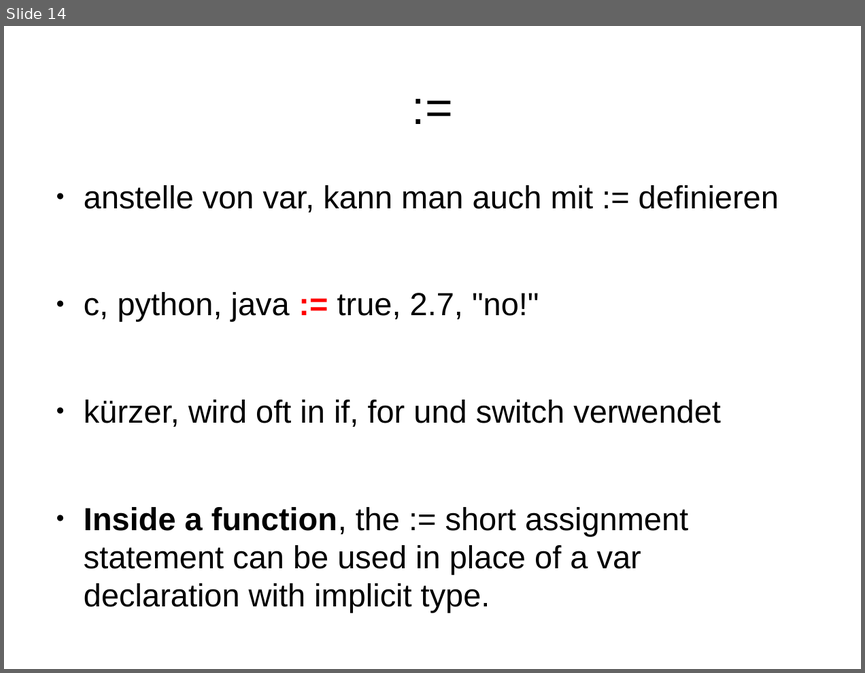
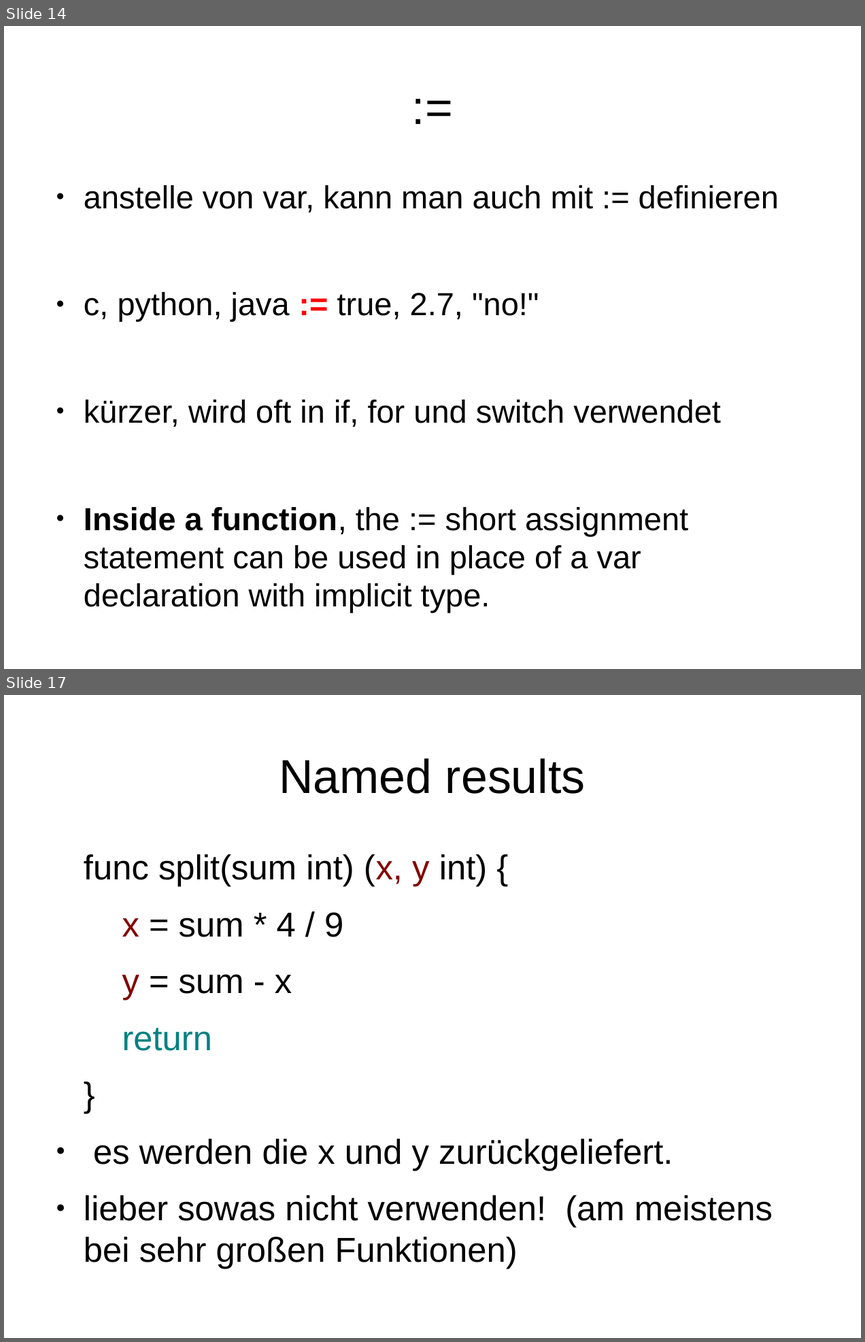
Before and after one commit to rayank77b/smallStuffs, a slide deck: programmierung/vortrag/golang.odp. Shown one above the other, each under a label of ours: slide 14 before the commit, slides 14 and 17 after it; the slides between them are not shown. The pictures are 865x673 and 865x1342 pixels, drawn with LibreOffice and Linux fonts; fonts in the diff are those of the drawing. Boxes give left, top, right and bottom in pixels: in the first picture for what was removed or moved away, otherwise in the second. Text is boxed around its words. In the diff, an @@ line names an element or a change of style, - is before the commit and + after.

```diff
--- a/programmierung/vortrag/golang.odp
+++ b/programmierung/vortrag/golang.odp
@@ slide 17 added at [4, 695, 861, 1338], background #FFFFFF @@
@@ title added at [279, 758, 585, 794], 44 pt, text #000000 @@
+Named results
@@ text added at [84, 854, 772, 1269], 32 pt, text #000000 @@
+func split(sum int) (x, y int) {
+x = sum * 4 / 9
+y = sum - x
+return
+}
+● es werden die x und y zurückgeliefert.
+● lieber sowas nicht verwenden! (am meistens bei sehr großen Funktionen)
```
Also in this commit, not shown: 5 other slides added, 4 slides removed.
